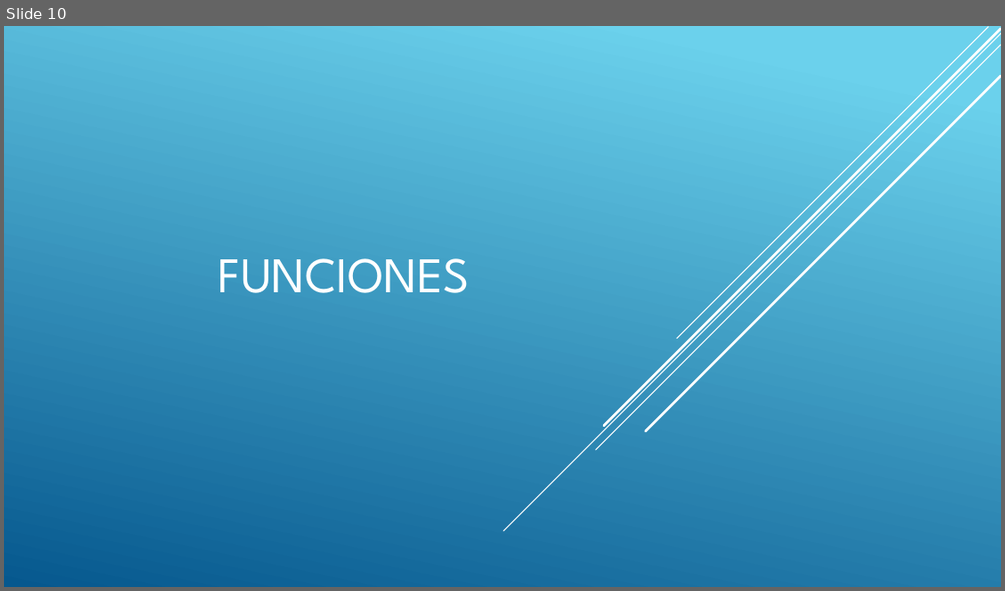
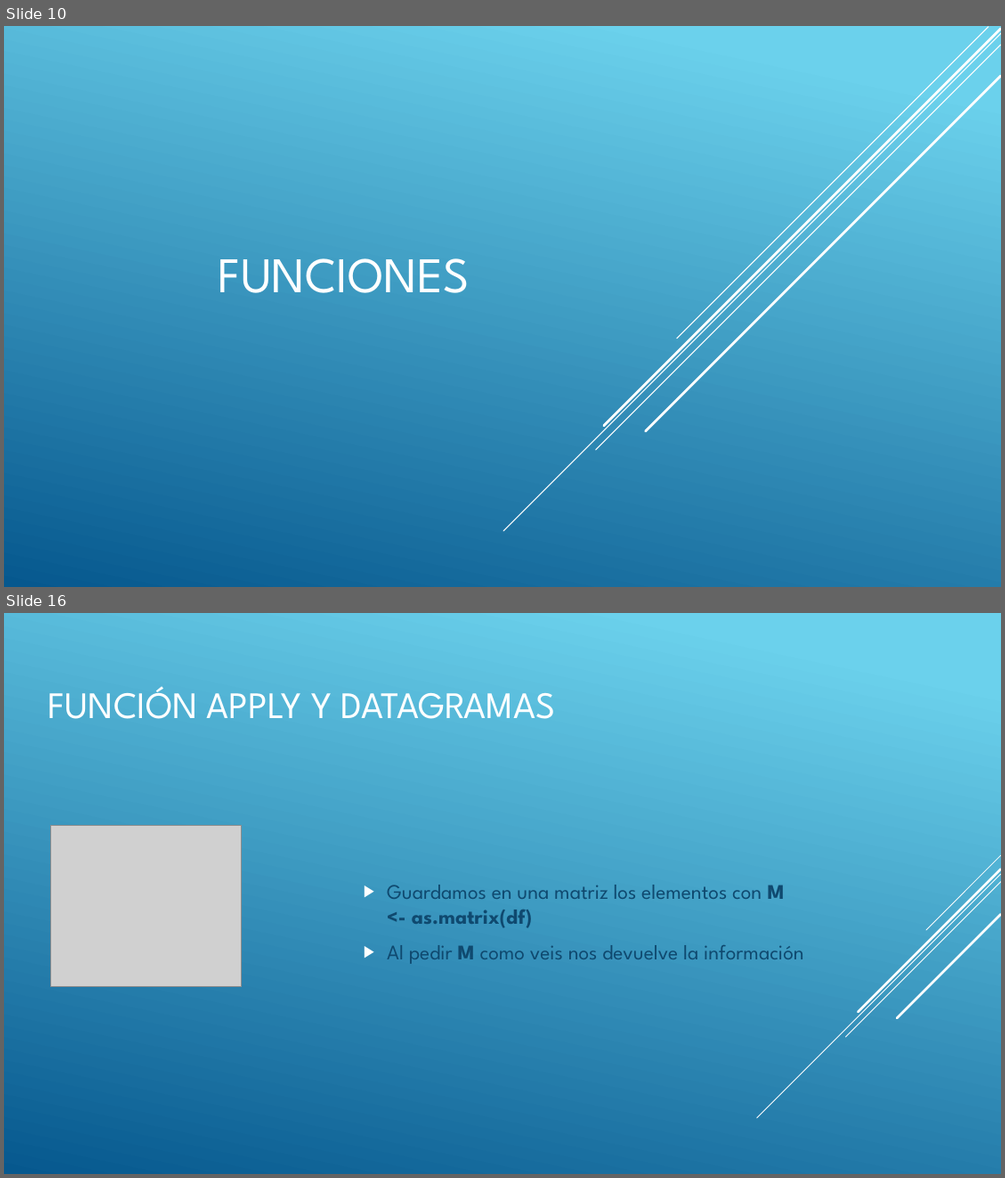
Before and after one commit to DPrietoRazola/R-DataScience, a slide deck: 2-Estructuras de Control de Flujo y Funciones.pptx. Shown one above the other, each under a label of ours: slide 10 before the commit, slides 10 and 16 after it; the slides between them are not shown. The pictures are 1005x591 and 1005x1178 pixels, drawn with LibreOffice and Linux fonts; fonts in the diff are those of the drawing; grey boxes stand for pictures. Boxes give left, top, right and bottom in pixels: in the first picture for what was removed or moved away, otherwise in the second. Text is boxed around its words. In the diff, an @@ line names an element or a change of style, - is before the commit and + after.

```diff
--- a/2-Estructuras de Control de Flujo y Funciones.pptx
+++ b/2-Estructuras de Control de Flujo y Funciones.pptx
@@ slide 16 added at bbox=[4, 613, 1001, 1174], background gradient #6ED2EB to #06588E @@
@@ title added at bbox=[48, 686, 555, 719], 36 pt, text #FFFFFF @@
+FUNCIÓN APPLY Y DATAGRAMAS
@@ picture added at bbox=[51, 826, 242, 987] @@
@@ text added at bbox=[387, 884, 804, 964], 20 pt, text #0F496F @@
+▶ Guardamos en una matriz los elementos con M <- as.matrix(df)
+▶ Al pedir M como veis nos devuelve la información
@@ group added at bbox=[757, 855, 1001, 1118]: 5 lines @@
```
Also in this commit, not shown: 3 slides changed, 6 other slides added.
